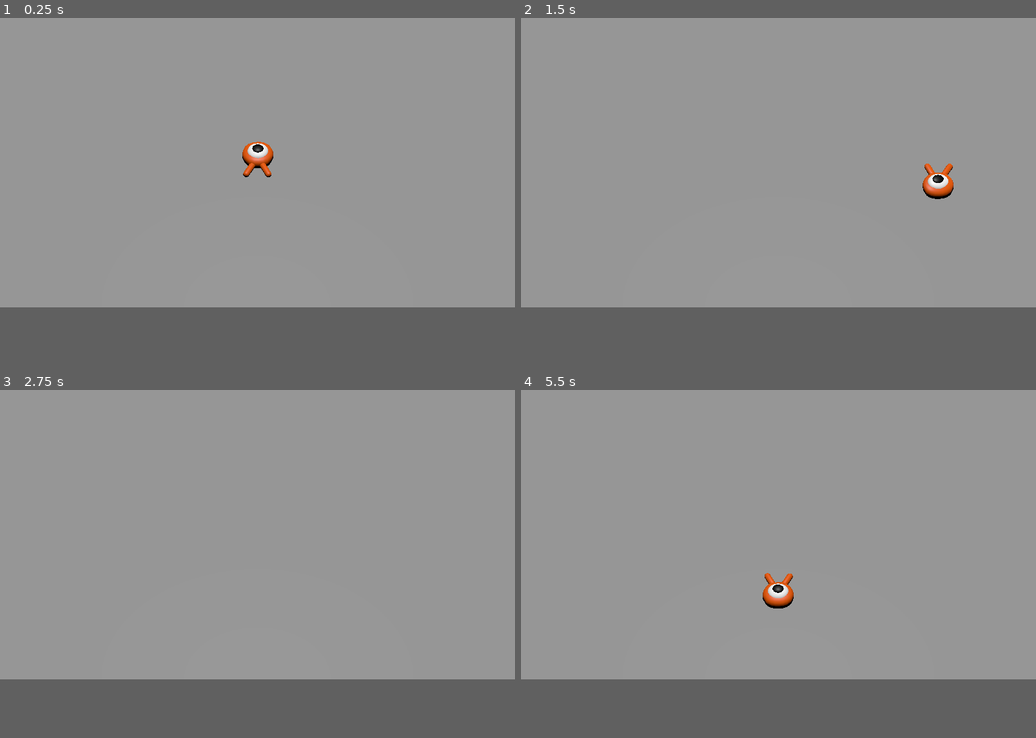
Above: before the commit, frames 1-4 (two rows, left to right).
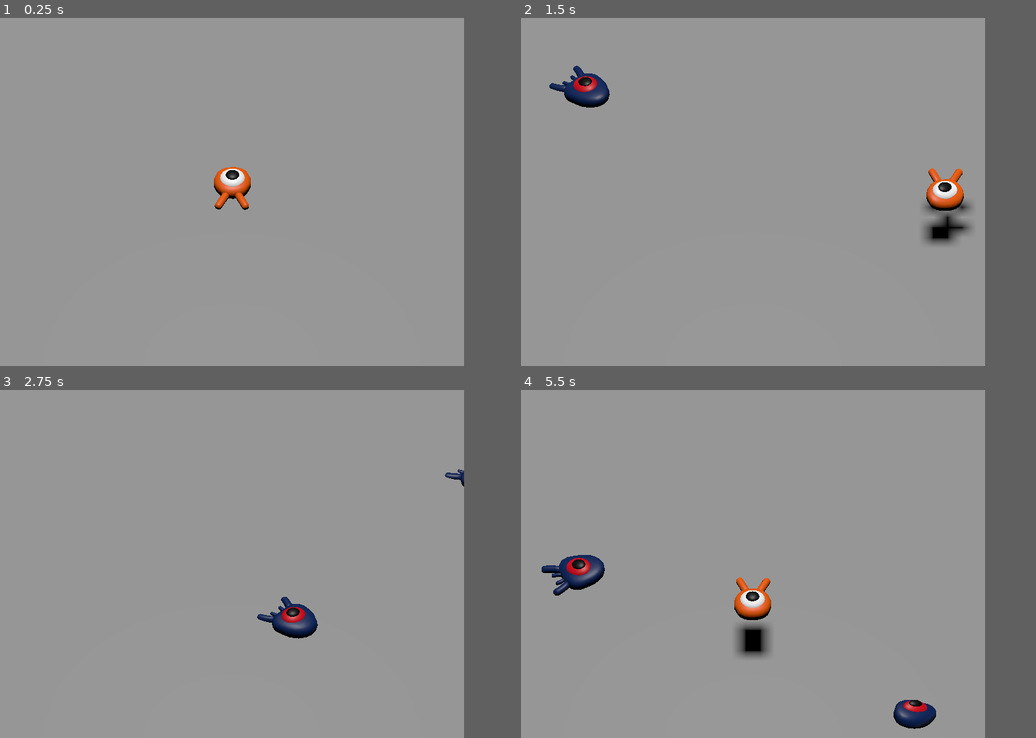
Above: after the commit, the same moments.

Repository: zjw1918/godot-3d-start
Game: Godot game, scene res://main.tscn
Same seed, same stepped clock (60 frames per second), same inputs: the game is played once before the commit and once after it.
Inputs:
- Up to frame 1 (0.25 s): no input
- Up to frame 2 (1.5 s): tap Enter at 0.5 s; hold Right (move_right) 0.53-1.28 s; tap Space (jump) at 0.6, 0.77, 1.07, 1.35 s; hold Down (move_back) from 1.28 s (still down)
- Up to frame 3 (2.75 s): tap Space (jump) at 1.52, 1.82, 2.1 s; release Down (move_back) at 2.03 s; hold Right (move_right) from 2.03 s (still down)
- Up to frame 4 (5.5 s): release Right (move_right) at 2.78 s; hold Up (move_forward) 2.78-3.53 s; tap Space (jump) at 2.85, 3.02, 3.32, 3.6, 3.77, 4.07, 4.35, 4.52, 4.82, 5.1 s; hold Left (move_left) 3.53-5.03 s; hold Down (move_back) from 5.03 s (still down)
In our replay, the window is 799x449 before the commit and 720x540 after it. These sizes can differ from the game's own. Grey fills any space a smaller window leaves; there, only what the larger window draws over its background counts as a difference.

The runs differ from the first frame. In frame 1, 1.1% of the frame differs, in the area x 41-54%, y 35-56%; in frame 2, 2.3%; in frame 3, 0.8%; in frame 4, 3.0%, in the area x 4-81%, y 47-98%.

Commit message:
player hit and die - complete

Diff:
--- /dev/null
+++ b/Main.gd
@@ -0,0 +1,30 @@
+extends Node
+
+@export var mob_scene: PackedScene
+
+@onready var spawn_location: PathFollow3D = $SpawnPath/SpawnLocation
+@onready var player: CharacterBody3D = $Player
+@onready var mob_timer: Timer = $MobTimer
+
+
+# Called when the node enters the scene tree for the first time.
+func _ready() -> void:
+	pass # Replace with function body.
+
+
+# Called every frame. 'delta' is the elapsed time since the previous frame.
+func _process(delta: float) -> void:
+	pass
+
+
+func _on_mob_timer_timeout() -> void:
+	var mob := mob_scene.instantiate()
+
+	spawn_location.progress_ratio = randf()
+
+	mob.initialize(spawn_location.position, player.position)
+	add_child(mob)
+
+
+func _on_player_hit() -> void:
+	mob_timer.stop()
--- /dev/null
+++ b/Mob.gd
@@ -0,0 +1,40 @@
+extends CharacterBody3D
+
+# Emitted when the player jumped on the mob.
+signal squashed
+
+# Minimum speed of the mob in meters per second.
+@export var min_speed = 10
+# Maximum speed of the mob in meters per second.
+@export var max_speed = 18
+
+
+func _physics_process(_delta):
+	move_and_slide()
+
+
+# This function will be called from the Main scene.
+func initialize(start_position, player_position):
+	# We position the mob by placing it at start_position
+	# and rotate it towards player_position, so it looks at the player.
+	look_at_from_position(start_position, player_position, Vector3.UP)
+	# Rotate this mob randomly within range of -45 and +45 degrees,
+	# so that it doesn't move directly towards the player.
+	rotate_y(randf_range(-PI / 4, PI / 4))
+
+	# We calculate a random speed (integer)
+	var random_speed = randi_range(min_speed, max_speed)
+	# We calculate a forward velocity that represents the speed.
+	velocity = Vector3.FORWARD * random_speed
+	# We then rotate the velocity vector based on the mob's Y rotation
+	# in order to move in the direction the mob is looking.
+	velocity = velocity.rotated(Vector3.UP, rotation.y)
+
+
+func _on_visible_on_screen_notifier_3d_screen_exited() -> void:
+	queue_free()
+
+
+func squash():
+	squashed.emit()
+	queue_free()
--- a/Player.gd
+++ b/Player.gd
@@ -1,10 +1,16 @@
 extends CharacterBody3D
+
+# Emitted when the player was hit by a mob.
+signal hit
 
 # How fast the player moves in meters per second.
 @export var speed = 14
 # The downward acceleration when in the air, in meters per second squared.
 @export var fall_acceleration = 75
-
+# Vertical impulse applied to the character upon jumping in meters per second.
+@export var jump_impulse = 20
+# Vertical impulse applied to the character upon bouncing over a mob in meters per second.
+@export var bounce_impulse = 16
 
 @onready var pivot: Node3D = $Pivot
 
@@ -43,4 +49,34 @@
 
 	# Moving the Character
 	velocity = target_velocity
+
+	# Jumping.
+	if is_on_floor() and Input.is_action_just_pressed("jump"):
+		target_velocity.y = jump_impulse
+
+	for i in range(get_slide_collision_count()):
+		var collision := get_slide_collision(i)
+
+		if collision.get_collider() == null:
+			continue
+		if (collision.get_collider() as Node).is_in_group("mob"):
+			var mob = collision.get_collider()
+
+			var dot_product := Vector3.UP.dot(collision.get_normal())
+			if  dot_product > 0.75:
+				print("dot_product", dot_product)
+				mob.squash()
+				target_velocity.y = bounce_impulse
+				break
+
 	move_and_slide()
+
+
+func die():
+	hit.emit()
+	queue_free()
+
+
+func _on_mob_detector_body_entered(body: Node3D) -> void:
+	print("mob_body_entered")
+	die()
--- a/main.tscn
+++ b/main.tscn
@@ -1,6 +1,8 @@
-[gd_scene load_steps=4 format=3 uid="uid://d14fakvn5l26s"]
+[gd_scene load_steps=9 format=3 uid="uid://d14fakvn5l26s"]
 
+[ext_resource type="Script" path="res://Main.gd" id="1_1r52s"]
 [ext_resource type="PackedScene" uid="uid://dshsxertd6ubd" path="res://player.tscn" id="1_hg8wj"]
+[ext_resource type="PackedScene" uid="uid://crkq4s3qrartq" path="res://mob.tscn" id="2_nntjr"]
 
 [sub_resource type="BoxShape3D" id="BoxShape3D_pjkct"]
 size = Vector3(60, 2, 60)
@@ -8,10 +10,27 @@
 [sub_resource type="BoxMesh" id="BoxMesh_3dqnx"]
 size = Vector3(60, 2, 60)
 
+[sub_resource type="StandardMaterial3D" id="StandardMaterial3D_12a3p"]
+albedo_color = Color(1, 0.302257, 0.86693, 1)
+
+[sub_resource type="CylinderMesh" id="CylinderMesh_nhfj0"]
+material = SubResource("StandardMaterial3D_12a3p")
+
+[sub_resource type="Curve3D" id="Curve3D_qfimd"]
+_data = {
+"points": PackedVector3Array(0, 0, 0, 0, 0, 0, -13.8511, 0, -14.005, 0, 0, 0, 0, 0, 0, 14.005, 0, -14.2102, 0, 0, 0, 0, 0, 0, 14.005, 0, 16.057, 0, 0, 0, 0, 0, 0, -14.005, 0, 16.0057, 0, 0, 0, 0, 0, 0, -13.8511, 0, -14.005),
+"tilts": PackedFloat32Array(0, 0, 0, 0, 0)
+}
+point_count = 5
+
 [node name="Main" type="Node"]
+script = ExtResource("1_1r52s")
+mob_scene = ExtResource("2_nntjr")
 
 [node name="Ground" type="StaticBody3D" parent="."]
 transform = Transform3D(1, 0, 0, 0, 1, 0, 0, 0, 1, 0, -1, 0)
+collision_layer = 4
+collision_mask = 0
 
 [node name="CollisionShape3D" type="CollisionShape3D" parent="Ground"]
 shape = SubResource("BoxShape3D_pjkct")
@@ -32,3 +51,34 @@
 transform = Transform3D(1, 0, 0, 0, 1, 0, 0, 0, 1, 0, 0, 19)
 projection = 1
 size = 19.0
+
+[node name="Cylinders" type="Node3D" parent="."]
+
+[node name="MeshInstance3D" type="MeshInstance3D" parent="Cylinders"]
+transform = Transform3D(1, 0, 0, 0, 1, 0, 0, 0, 1, -14, 0, -14)
+mesh = SubResource("CylinderMesh_nhfj0")
+
+[node name="MeshInstance3D2" type="MeshInstance3D" parent="Cylinders"]
+transform = Transform3D(1, 0, 0, 0, 1, 0, 0, 0, 1, -14, 0, 16)
+mesh = SubResource("CylinderMesh_nhfj0")
+
+[node name="MeshInstance3D3" type="MeshInstance3D" parent="Cylinders"]
+transform = Transform3D(1, 0, 0, 0, 1, 0, 0, 0, 1, 14, 0, -14)
+mesh = SubResource("CylinderMesh_nhfj0")
+
+[node name="MeshInstance3D4" type="MeshInstance3D" parent="Cylinders"]
+transform = Transform3D(1, 0, 0, 0, 1, 0, 0, 0, 1, 14, 0, 16)
+mesh = SubResource("CylinderMesh_nhfj0")
+
+[node name="SpawnPath" type="Path3D" parent="."]
+curve = SubResource("Curve3D_qfimd")
+
+[node name="SpawnLocation" type="PathFollow3D" parent="SpawnPath"]
+transform = Transform3D(0.00736631, 0, -0.999973, 0, 1, 0, 0.999973, 0, 0.00736631, -13.8511, 0, -14.005)
+
+[node name="MobTimer" type="Timer" parent="."]
+wait_time = 0.5
+autostart = true
+
+[connection signal="hit" from="Player" to="." method="_on_player_hit"]
+[connection signal="timeout" from="MobTimer" to="." method="_on_mob_timer_timeout"]
--- /dev/null
+++ b/mob.tscn
@@ -0,0 +1,25 @@
+[gd_scene load_steps=4 format=3 uid="uid://crkq4s3qrartq"]
+
+[ext_resource type="Script" path="res://Mob.gd" id="1_sy2ko"]
+[ext_resource type="PackedScene" uid="uid://b15fwupbg60md" path="res://art/mob.glb" id="2_o0o5p"]
+
+[sub_resource type="BoxShape3D" id="BoxShape3D_bt8eq"]
+size = Vector3(1.66165, 0.717529, 2.04449)
+
+[node name="Mob" type="CharacterBody3D" groups=["mob"]]
+collision_layer = 2
+collision_mask = 0
+script = ExtResource("1_sy2ko")
+
+[node name="Pivot" type="Node3D" parent="."]
+
+[node name="Character" parent="Pivot" instance=ExtResource("2_o0o5p")]
+
+[node name="CollisionShape3D" type="CollisionShape3D" parent="."]
+transform = Transform3D(1, 0, 0, 0, 1, 0, 0, 0, 1, 0.0323639, 0.16394, -0.058383)
+shape = SubResource("BoxShape3D_bt8eq")
+
+[node name="VisibleOnScreenNotifier3D" type="VisibleOnScreenNotifier3D" parent="."]
+aabb = AABB(-1.16447, -0.314104, -1.38075, 2.35335, 1.28446, 3.3279)
+
+[connection signal="screen_exited" from="VisibleOnScreenNotifier3D" to="." method="_on_visible_on_screen_notifier_3d_screen_exited"]
--- a/player.tscn
+++ b/player.tscn
@@ -6,7 +6,12 @@
 [sub_resource type="SphereShape3D" id="SphereShape3D_rlola"]
 radius = 0.8
 
+[sub_resource type="CylinderShape3D" id="CylinderShape3D_d24fx"]
+height = 0.350523
+radius = 1.14479
+
 [node name="Player" type="CharacterBody3D"]
+collision_mask = 6
 script = ExtResource("1_5ysjp")
 
 [node name="Pivot" type="Node3D" parent="."]
@@ -16,3 +21,14 @@
 [node name="CollisionShape3D" type="CollisionShape3D" parent="."]
 transform = Transform3D(1, 0, 0, 0, 1, 0, 0, 0, 1, 0, 0.101105, 0)
 shape = SubResource("SphereShape3D_rlola")
+
+[node name="MobDetector" type="Area3D" parent="."]
+collision_layer = 0
+collision_mask = 2
+monitorable = false
+
+[node name="CollisionShape3D" type="CollisionShape3D" parent="MobDetector"]
+transform = Transform3D(1, 0, 0, 0, 1, 0, 0, 0, 1, 0, 0.0149159, 0)
+shape = SubResource("CylinderShape3D_d24fx")
+
+[connection signal="body_entered" from="MobDetector" to="." method="_on_mob_detector_body_entered"]
--- a/project.godot
+++ b/project.godot
@@ -14,6 +14,11 @@
 run/main_scene="res://main.tscn"
 config/features=PackedStringArray("4.3")
 config/icon="res://icon.png"
+
+[display]
+
+window/size/viewport_width=720
+window/size/viewport_height=540
 
 [input]
 
@@ -52,6 +57,12 @@
 ]
 }
 
+[layer_names]
+
+3d_physics/layer_1="player"
+3d_physics/layer_2="enemies"
+3d_physics/layer_3="world"
+
 [rendering]
 
 quality/driver/driver_name="GLES2"
Not shown: 1 places in player.tscn that only renumber resources
